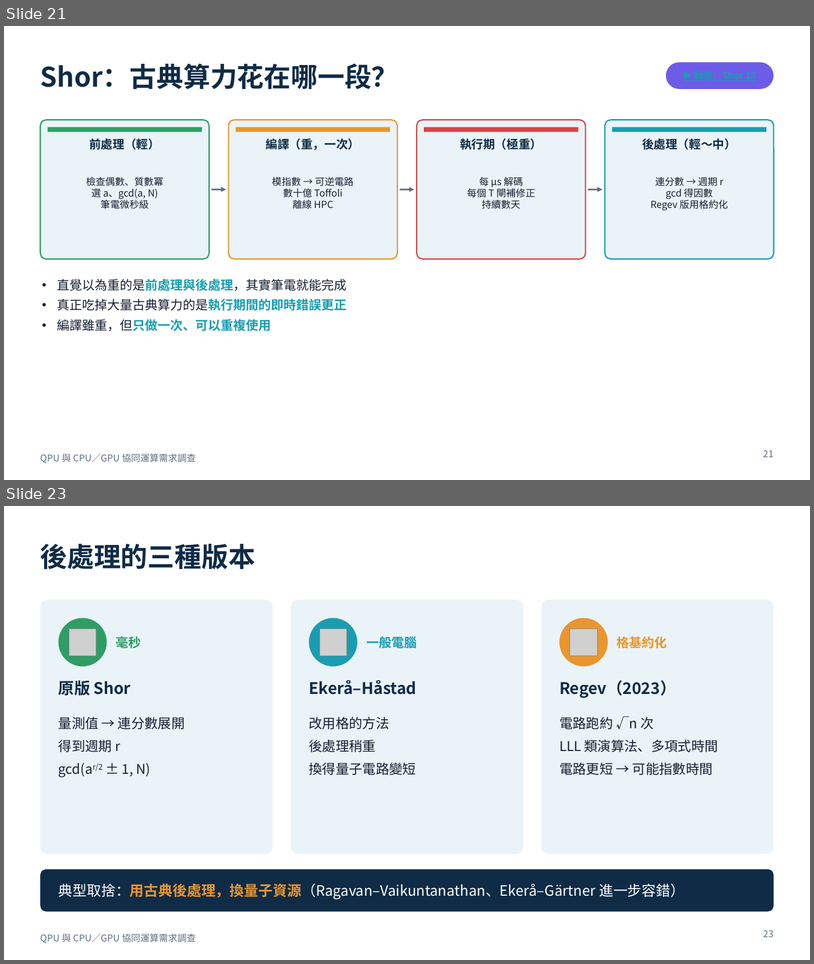
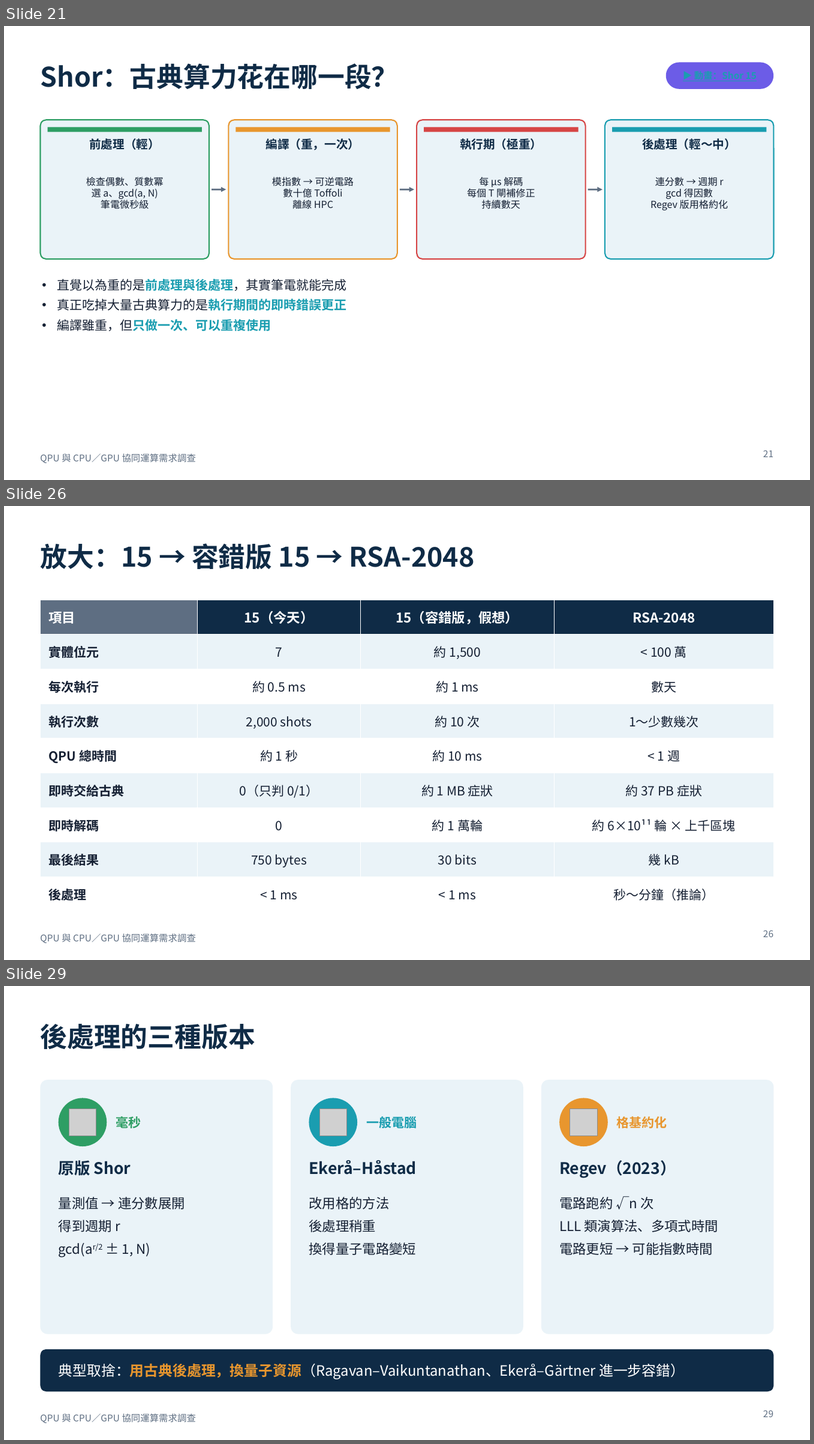
Before and after one commit to pcpcchen-coder/QuantumComputing, a slide deck: slides/output/qpu-cpu-gpu-hybrid.pptx. Shown one above the other, each under a label of ours: slides 21 and 23 before the commit, slides 21, 26 and 29 after it; the slides between them are not shown. The pictures are 814x964 and 814x1444 pixels, drawn with LibreOffice and Linux fonts; fonts in the diff are those of the drawing; grey boxes stand for pictures. Boxes give left, top, right and bottom in pixels: in the first picture for what was removed or moved away, otherwise in the second. Text is boxed around its words. In the diff, an @@ line names an element or a change of style, - is before the commit and + after.

```diff
--- a/slides/output/qpu-cpu-gpu-hybrid.pptx
+++ b/slides/output/qpu-cpu-gpu-hybrid.pptx
@@ slide 26 added at (4, 506, 810, 960), background #FFFFFF; not listed: 1 template element that a slide beside it also shows @@
@@ title added at (40, 543, 475, 569), 32 pt, text #0F2B46, bold @@
+放大：15 → 容錯版 15 → RSA-2048
@@ table added at (40, 600, 774, 904), 9 rows, 4 columns @@
+項目 | 15（今天） | 15（容錯版，假想） | RSA-2048
+實體位元 | 7 | 約 1,500 | < 100 萬
+每次執行 | 約 0.5 ms | 約 1 ms | 數天
+執行次數 | 2,000 shots | 約 10 次 | 1～少數幾次
+QPU 總時間 | 約 1 秒 | 約 10 ms | < 1 週
+即時交給古典 | 0（只判 0/1） | 約 1 MB 症狀 | 約 37 PB 症狀
+即時解碼 | 0 | 約 1 萬輪 | 約 6×10¹¹ 輪 × 上千區塊
+最後結果 | 750 bytes | 30 bits | 幾 kB
+後處理 | < 1 ms | < 1 ms | 秒～分鐘（推論）
@@ page number added at (764, 930, 774, 937), 11 pt, text #5E6E82 @@
+26
@@ what was slide 23 is now slide 29 @@
@@ page number at (764, 1410, 774, 1417): text changed @@
-23
+29
```
Also in this commit, not shown: 1 slide changed, 5 other slides added, 9 other files.
